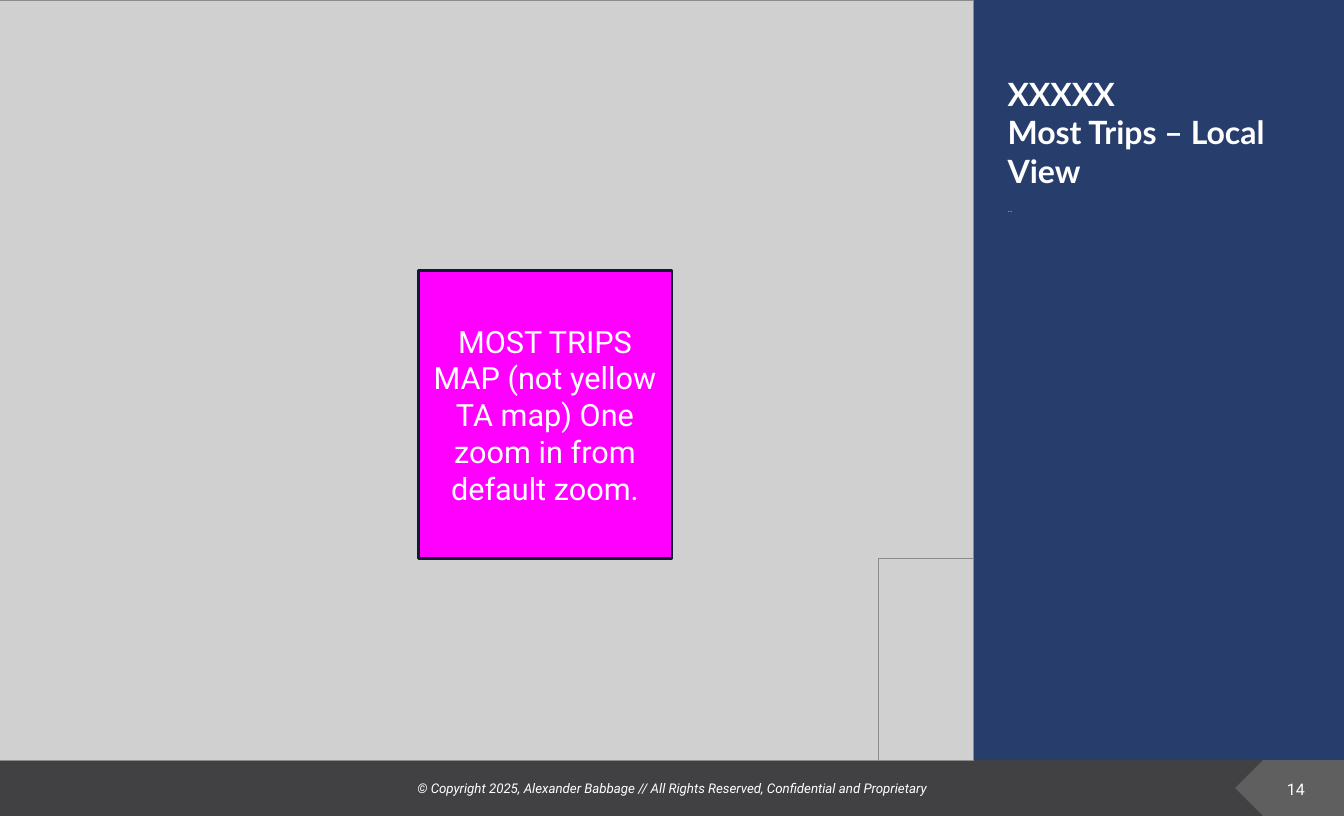
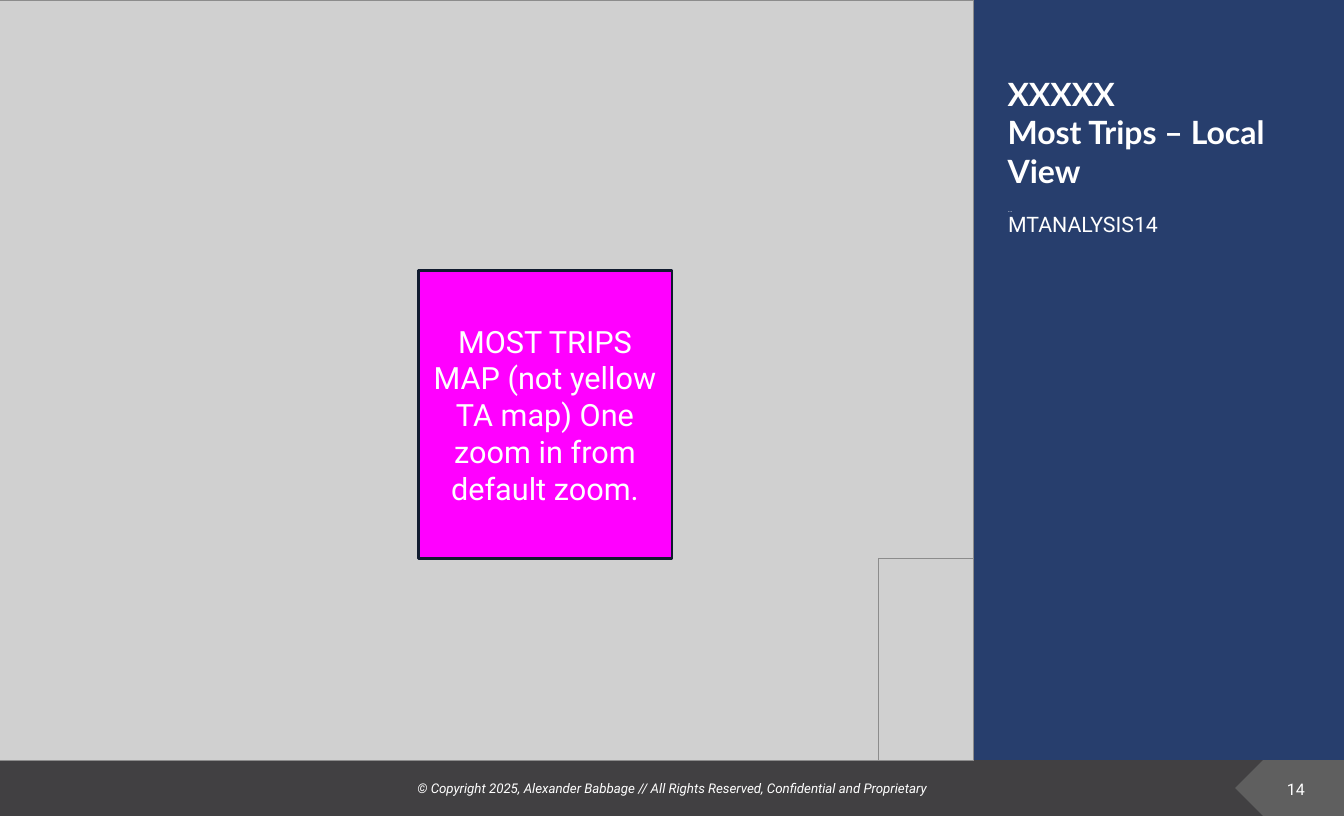
Before and after one commit to deeemdeeem/tt-report-automation, a slide deck: slide 14 of TT_report.pptx. Drawn at 1344x816 pixels with LibreOffice and Linux fonts; fonts in the diff are those of the drawing; grey boxes stand for pictures; background and template pictures are left out. Boxes give left, top, right and bottom in pixels: in the first picture for what was removed or moved away, otherwise in the second. Text is boxed around its words. In the diff, an @@ line names an element or a change of style, - is before the commit and + after.

```diff
--- a/TT_report.pptx
+++ b/TT_report.pptx
@@ text added at <box>1008,216,1158,232</box>, 16 pt, text #FFFFFF @@
+MTANALYSIS14
```
Also in this commit, not shown: 1 other slide changed, 2 other files.
